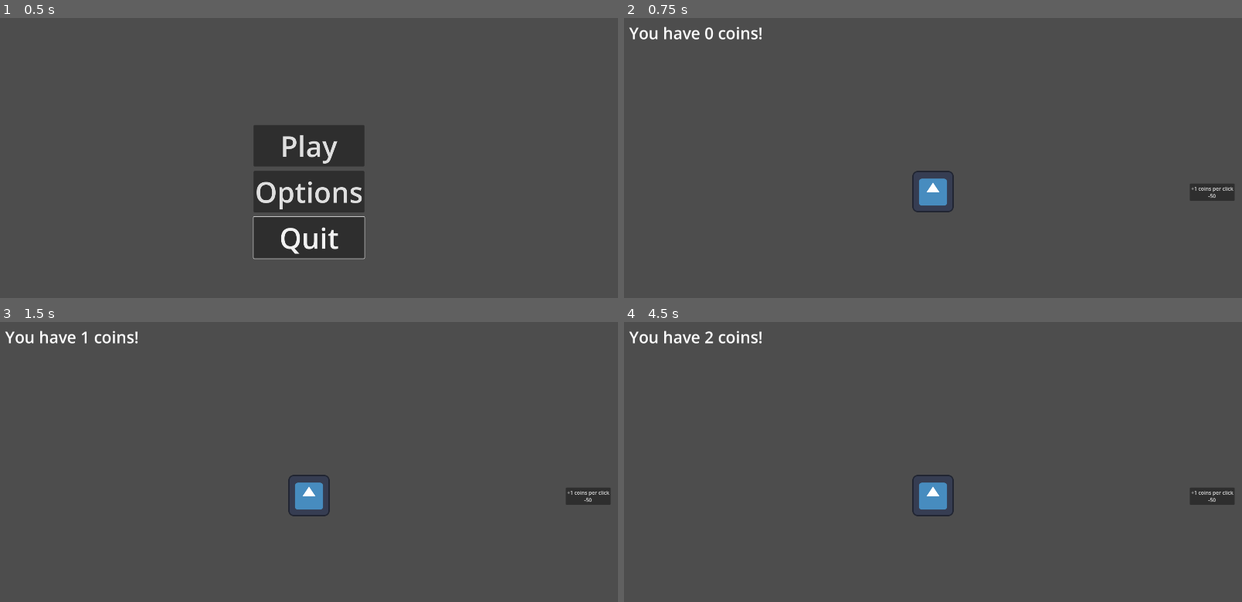
Above: before the commit, frames 1-4 (two rows, left to right).
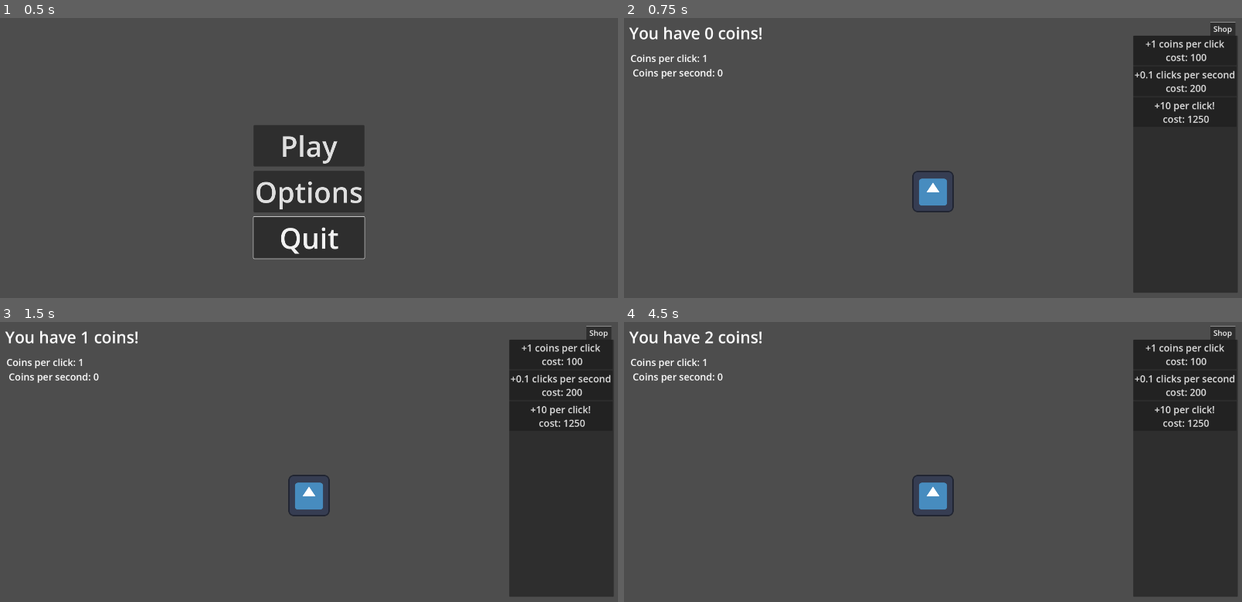
Above: after the commit, the same moments.

Repository: FinalFenetix/clicker-game
Game: Godot game, scene res://scenes/main_menu.tscn
The game is run twice, just before and just after one commit, with the same random seed, the same clock (stepped at 60 frames per second) and the same inputs. The engine's default icon, where the game draws it, is replaced by a stand-in: a white triangle on a blue panel in a dark square.
Inputs (mouse positions are in pixels of both pictures, inside the frame that each line leads up to):
- Up to frame 1 (0.5 s): no input
- Up to frame 2 (0.75 s): click "Play" at 0.5 s
- Up to frame 3 (1.5 s): click (309, 495) at 1.25 s
- Up to frame 4 (4.5 s): click "+1 coins per click -50" (after the commit: "+1 coins per click cost: 100") at 2 s; click (1186, 386) at 2.75 s, where only the run after the commit has a clickable "+0.1 clicks per second cost: …"; click (1186, 417) at 3.5 s, where only the run after the commit has a clickable "+10 per click! cost: 1250"; click (933, 495) at 4.25 s

Frame 1 is identical in both runs. In frame 2, 15% of the frame differs, in the area x 1-100%, y 1-99%; in frame 3, 15%; in frame 4, 15%.

Commit message:
feat(core): Added 2 new shop options, clicks per second and ultra click, added text displaying clicks per second and coins per click, polished shop a bit

Diff:
--- /dev/null
+++ b/scenes/auto_clicker.gd
@@ -0,0 +1,23 @@
+extends Button
+
+@export var originalCost: float = 200
+var currentCost: float = originalCost * Global.inflationCost
+var inflationCost:= 1.0
+
+
+func _process(delta: float) -> void:
+	currentCost = originalCost * inflationCost
+	currentCost = round(currentCost * 10) / 10
+	text = "+0.1 clicks per second \n cost: " + str(currentCost)
+
+func _on_timer_timeout() -> void:
+	Global.coins += Global.coinsPerSecond
+
+
+func _on_pressed() -> void:
+	if Global.coins >= currentCost:
+		Global.coins -= currentCost
+		Global.coinsPerSecond += 0.1
+		Global.inflationCost += currentCost * 0.0025
+		inflationCost += currentCost *0.0025
+		inflationCost = round(inflationCost * 10) / 10
--- a/scenes/main.tscn
+++ b/scenes/main.tscn
@@ -1,9 +1,12 @@
-[gd_scene load_steps=5 format=3 uid="uid://cj733nmifxim7"]
+[gd_scene load_steps=8 format=3 uid="uid://cj733nmifxim7"]
 
 [ext_resource type="Texture2D" uid="uid://dsgcshqs7he63" path="res://icon.svg" id="1_1e0lb"]
 [ext_resource type="Script" path="res://scripts/label.gd" id="2_escjf"]
 [ext_resource type="Script" path="res://scripts/texture_button.gd" id="2_ib28b"]
 [ext_resource type="Script" path="res://scripts/coinsperclick.gd" id="4_pgstg"]
+[ext_resource type="Script" path="res://scenes/auto_clicker.gd" id="5_mtf80"]
+[ext_resource type="Script" path="res://scripts/coin_click_stats.gd" id="6_fwd8j"]
+[ext_resource type="Script" path="res://scripts/ultra_clicker.gd" id="6_qbfmo"]
 
 [node name="Main" type="Node2D"]
 
@@ -41,7 +44,7 @@
 stretch_mode = 5
 script = ExtResource("2_ib28b")
 
-[node name="Label" type="Label" parent="CanvasLayer/Control"]
+[node name="Coins" type="Label" parent="CanvasLayer/Control"]
 layout_mode = 1
 offset_left = 16.0
 offset_top = 12.0
@@ -50,27 +53,66 @@
 size_flags_horizontal = 0
 size_flags_vertical = 0
 theme_override_font_sizes/font_size = 50
+text = "Test"
 script = ExtResource("2_escjf")
 
-[node name="HBoxContainer" type="HBoxContainer" parent="CanvasLayer/Control"]
+[node name="TabContainer" type="TabContainer" parent="CanvasLayer/Control"]
 layout_mode = 1
-anchors_preset = 11
+anchors_preset = 1
 anchor_left = 1.0
 anchor_right = 1.0
-anchor_bottom = 1.0
-offset_left = -162.0
-offset_top = 2.0
-offset_right = -23.0
-offset_bottom = 2.0
+offset_left = -266.0
+offset_top = 13.0
+offset_right = -13.0
+offset_bottom = 136.0
 grow_horizontal = 0
-grow_vertical = 2
+theme_override_font_sizes/font_size = 24
+tab_alignment = 2
+current_tab = 0
 
-[node name="coinsperclick" type="Button" parent="CanvasLayer/Control/HBoxContainer"]
+[node name="Shop" type="ScrollContainer" parent="CanvasLayer/Control/TabContainer"]
+custom_minimum_size = Vector2(325, 800)
+layout_mode = 2
+metadata/_tab_index = 0
+
+[node name="ShopButtons" type="VBoxContainer" parent="CanvasLayer/Control/TabContainer/Shop"]
+layout_mode = 2
+
+[node name="coinsperclick" type="Button" parent="CanvasLayer/Control/TabContainer/Shop/ShopButtons"]
 layout_mode = 2
 size_flags_vertical = 4
+theme_override_font_sizes/font_size = 30
 text = "+1 coins per click
 -50"
 script = ExtResource("4_pgstg")
 
+[node name="Auto clicker" type="Button" parent="CanvasLayer/Control/TabContainer/Shop/ShopButtons"]
+layout_mode = 2
+theme_override_font_sizes/font_size = 30
+text = "Auto-clicker"
+script = ExtResource("5_mtf80")
+
+[node name="Timer" type="Timer" parent="CanvasLayer/Control/TabContainer/Shop/ShopButtons/Auto clicker"]
+autostart = true
+
+[node name="Ultra clicker" type="Button" parent="CanvasLayer/Control/TabContainer/Shop/ShopButtons"]
+layout_mode = 2
+theme_override_font_sizes/font_size = 30
+text = "Ultra clicker"
+script = ExtResource("6_qbfmo")
+
+[node name="CoinClickStats" type="Label" parent="CanvasLayer/Control"]
+layout_mode = 1
+offset_left = 20.0
+offset_top = 104.0
+offset_right = 121.0
+offset_bottom = 173.0
+theme_override_font_sizes/font_size = 30
+text = "Test"
+script = ExtResource("6_fwd8j")
+
 [connection signal="pressed" from="CanvasLayer/Control/AspectRatioContainer/TextureButton" to="CanvasLayer/Control/AspectRatioContainer/TextureButton" method="_on_pressed"]
-[connection signal="pressed" from="CanvasLayer/Control/HBoxContainer/coinsperclick" to="CanvasLayer/Control/HBoxContainer/coinsperclick" method="_on_pressed"]
+[connection signal="pressed" from="CanvasLayer/Control/TabContainer/Shop/ShopButtons/coinsperclick" to="CanvasLayer/Control/TabContainer/Shop/ShopButtons/coinsperclick" method="_on_pressed"]
+[connection signal="pressed" from="CanvasLayer/Control/TabContainer/Shop/ShopButtons/Auto clicker" to="CanvasLayer/Control/TabContainer/Shop/ShopButtons/Auto clicker" method="_on_pressed"]
+[connection signal="timeout" from="CanvasLayer/Control/TabContainer/Shop/ShopButtons/Auto clicker/Timer" to="CanvasLayer/Control/TabContainer/Shop/ShopButtons/Auto clicker" method="_on_timer_timeout"]
+[connection signal="pressed" from="CanvasLayer/Control/TabContainer/Shop/ShopButtons/Ultra clicker" to="CanvasLayer/Control/TabContainer/Shop/ShopButtons/Ultra clicker" method="_on_pressed"]
--- /dev/null
+++ b/scripts/coin_click_stats.gd
@@ -0,0 +1,8 @@
+extends Label
+
+func _ready() -> void:
+	pass
+
+
+func _process(delta: float) -> void:
+	text = "Coins per click: " + str(Global.coinsPerPress) + "\n Coins per second: " + str(Global.coinsPerSecond)
--- a/scripts/coinsperclick.gd
+++ b/scripts/coinsperclick.gd
@@ -1,7 +1,17 @@
 extends Button
-
+@export var originalCost: float = 100
+var currentCost: float = originalCost * Global.inflationCost
+var inflationCost:= 1.0
 
 func _on_pressed() -> void:
-	if Global.coins >= 50:
-		Global.coins -= 50
-		Global.coinsperpress += 1
+	if Global.coins >= currentCost:
+		Global.coins -= currentCost
+		Global.coinsPerPress += 1
+		Global.inflationCost += currentCost * 0.0025
+		inflationCost += currentCost * 0.0025
+		inflationCost = round(inflationCost * 10) / 10
+
+func _process(delta: float) -> void:
+	currentCost = originalCost * inflationCost
+	currentCost = round(currentCost * 10) / 10
+	text = "+1 coins per click \n cost: " + str(currentCost)
--- a/scripts/global.gd
+++ b/scripts/global.gd
@@ -1,11 +1,14 @@
 extends Node
 
-var coins:= 0
-var coinsperpress:= 1
+var coins: float = 0
+var coinsPerPress: float = 1
+var inflationCost: float = 1
+var coinsPerSecond: float = 0
 
 func _ready() -> void:
 	pass
 
 
 func _process(delta: float) -> void:
-	pass
+	coins = round(coins * 10) / 10
+	inflationCost = round(inflationCost * 10) / 10
--- a/scripts/texture_button.gd
+++ b/scripts/texture_button.gd
@@ -3,4 +3,4 @@
 
 
 func _on_pressed() -> void: # On self pressed
-	Global.coins += Global.coinsperpress
+	Global.coins += Global.coinsPerPress
--- /dev/null
+++ b/scripts/ultra_clicker.gd
@@ -0,0 +1,21 @@
+extends Button
+
+@export var originalCost: float = 1250
+var currentCost: float = originalCost * Global.inflationCost
+var inflationCost:= 1.0
+
+
+func _process(delta: float) -> void:
+	currentCost = originalCost * inflationCost
+	currentCost = round(currentCost * 10) / 10
+	text = "+10 per click! \n cost: " + str(currentCost)
+
+
+
+func _on_pressed() -> void:
+	if Global.coins >= currentCost:
+		Global.coins -= currentCost
+		Global.coinsPerPress += 10
+		Global.inflationCost += currentCost * 0.0015
+		inflationCost += currentCost * 0.0015
+		inflationCost = round(inflationCost * 10) / 10
